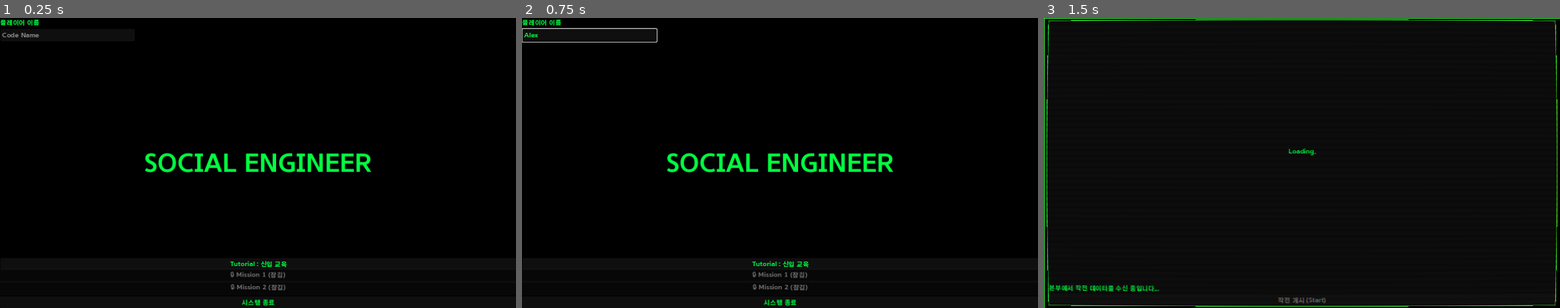
Above: before the commit, frames 1-3 (left to right).
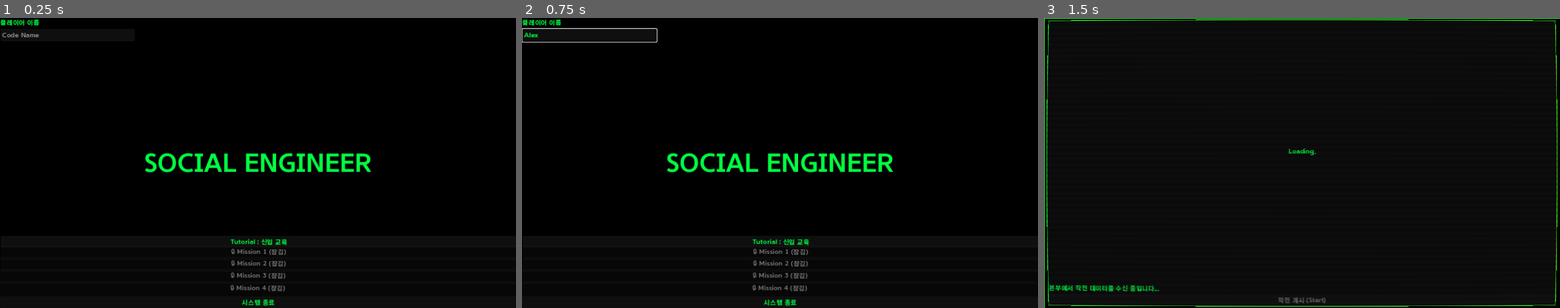
Above: after the commit, the same moments.

Repository: rorena15/llm_game
Game: Godot game, scene res://title_screen.tscn
The game is run twice, just before and just after one commit, with the same random seed, the same clock (stepped at 60 frames per second) and the same inputs. This scene is started directly instead of the project's main scene.
Inputs (mouse positions are in pixels of both pictures, inside the frame that each line leads up to):
- Up to frame 1 (0.25 s): no input
- Up to frame 2 (0.75 s): click (589, 35) at 0.52 s; type "Alex" at 0.6 s
- Up to frame 3 (1.5 s): click "Tutorial : 신입 교육" at 1.25 s

The runs differ from the first frame. In frame 1, 0.6% of the frame differs, in the area x 44-56%, y 76-95%; in frame 2, 0.6%; in frame 3, nothing differs.

Commit message:
미션 3,4, 활성화 및 적용

Diff:
--- a/godot_project/socialengineeer/title_screen.gd
+++ b/godot_project/socialengineeer/title_screen.gd
@@ -3,6 +3,8 @@
 @onready var btn_mission_Tutorial = $ColorRect/Btn_Tutorial
 @onready var btn_mission1 = $ColorRect/Btn_Mission1
 @onready var btn_mission2 = $ColorRect/Btn_Mission2
+@onready var btn_mission3 = $ColorRect/Btn_Mission3
+@onready var btn_mission4 = $ColorRect/Btn_Mission4
 @onready var btn_quit = $ColorRect/Btn_Quit
 @onready var http_request = $HTTPRequest # 씬에 추가 필요!
 @onready var name_input = $player_name/nameinput
@@ -15,6 +17,11 @@
 	btn_mission1.pressed.connect(_on_mission_1_pressed)
 	#미션 2 버튼 클릭시 호출
 	btn_mission2.pressed.connect(_on_mission_2_pressed)
+	#미션 3 버튼 클릭시 호출
+	btn_mission3.pressed.connect(_on_mission_3_pressed)
+	#미션 4 버튼 클릭시 호출
+	btn_mission4.pressed.connect(_on_mission_4_pressed)
+
 	btn_mission_Tutorial.pressed.connect(_on_mission_Tutorial_pressed)
 	btn_quit.pressed.connect(get_tree().quit)
 	_update_buttons()
@@ -27,17 +34,26 @@
 	btn_mission1.disabled = true
 	btn_mission1.text = "🔒 Mission 1 (잠김)" # 잠금 표시 텍스트 변경
 	btn_mission2.text = "🔒 Mission 2 (잠김)"
+	btn_mission3.text = "🔒 Mission 3 (잠김)"
+	btn_mission4.text = "🔒 Mission 4 (잠김)"
 
 	# 3. 튜토리얼 클리어 여부 확인
 	if "mission_Tutorial" in Global.cleared_missions:
 		btn_mission1.disabled = false
 		btn_mission1.text = "Mission 1: 그림자 인사" # 원래 텍스트 복구
 
-	# (나중에 Mission 2를 추가한다면 아래와 같이 작성)
+	# 이전 미션이 클리어 하였는지 여부 확인 후 미션 개방
 	if "mission_1" in Global.cleared_missions:
 		btn_mission2.disabled = false
-		btn_mission2.text = "Mission 2: SNS의 비밀"
+		btn_mission2.text = "Mission 2: 인스타 스토킹"
 
+	if "mission_2" in Global.cleared_missions:
+		btn_mission3.disabled = false
+		btn_mission3.text = "Mission 3: 엄마의 약점"
+
+	if "mission_3" in Global.cleared_missions:
+		btn_mission4.disabled = false
+		btn_mission4.text = "Mission 4: 비서의 복수"
 func _on_mission_Tutorial_pressed():
 	print("🚀 튜토리얼 시작 요청...")
 	# 2. 게임 화면으로 전환
@@ -53,6 +69,16 @@
 	# 2. 게임 화면으로 전환
 	_start_game("mission_2")
 
+func _on_mission_3_pressed():
+	print("🚀 미션 3 시작 요청...")
+	# 2. 게임 화면으로 전환
+	_start_game("mission_3")
+
+func _on_mission_4_pressed():
+	print("🚀 미션 4 시작 요청...")
+	# 2. 게임 화면으로 전환
+	_start_game("mission_4")
+
 func _start_game(scenario_id):
 	var input_name = name_input.text.strip_edges()
 	if input_name != "":
--- a/godot_project/socialengineeer/title_screen.tscn
+++ b/godot_project/socialengineeer/title_screen.tscn
@@ -42,10 +42,10 @@
 anchor_top = 1.0
 anchor_right = 1.0
 anchor_bottom = 1.0
-offset_left = 1.0
-offset_top = -123.0
-offset_right = 1.0
-offset_bottom = -95.0
+offset_left = 2.0
+offset_top = -178.0
+offset_right = 2.0
+offset_bottom = -150.0
 grow_horizontal = 2
 grow_vertical = 0
 text = "Tutorial : 신입 교육"
@@ -56,8 +56,10 @@
 anchor_top = 1.0
 anchor_right = 1.0
 anchor_bottom = 1.0
-offset_top = -90.0
-offset_bottom = -62.0
+offset_left = 2.0
+offset_top = -147.0
+offset_right = 2.0
+offset_bottom = -119.0
 grow_horizontal = 2
 grow_vertical = 0
 disabled = true
@@ -70,44 +72,42 @@
 anchor_top = 1.0
 anchor_right = 1.0
 anchor_bottom = 1.0
-offset_top = -59.0
-offset_bottom = -31.0
+offset_left = 1.0
+offset_top = -118.0
+offset_right = 1.0
+offset_bottom = -90.0
 grow_horizontal = 2
 grow_vertical = 0
 disabled = true
-text = "MISSION 02: SNS의 비밀"
+text = "MISSION 02: 인스타 스토킹"
 
 [node name="Btn_Mission3" type="Button" parent="ColorRect"]
-visible = false
 layout_mode = 1
 anchors_preset = 12
 anchor_top = 1.0
 anchor_right = 1.0
 anchor_bottom = 1.0
-offset_left = -2.0
-offset_top = -60.0
-offset_right = -2.0
-offset_bottom = -32.0
+offset_top = -88.0
+offset_bottom = -60.0
 grow_horizontal = 2
 grow_vertical = 0
 disabled = true
-text = "MISSION 03: (Locked)"
+text = "MISSION 03: 엄마의 약점"
 
 [node name="Btn_Mission4" type="Button" parent="ColorRect"]
-visible = false
 layout_mode = 1
 anchors_preset = 12
 anchor_top = 1.0
 anchor_right = 1.0
 anchor_bottom = 1.0
-offset_left = -2.0
-offset_top = -60.0
-offset_right = -2.0
-offset_bottom = -32.0
+offset_left = -1.0
+offset_top = -57.0
+offset_right = -1.0
+offset_bottom = -29.0
 grow_horizontal = 2
 grow_vertical = 0
 disabled = true
-text = "MISSION 04: (Locked)"
+text = "MISSION 04: 비서의 복수"
 
 [node name="Btn_Quit" type="Button" parent="ColorRect"]
 layout_mode = 1
Not shown, changed: memory_db/chroma.sqlite3
Not shown, changed: scenarios.py
